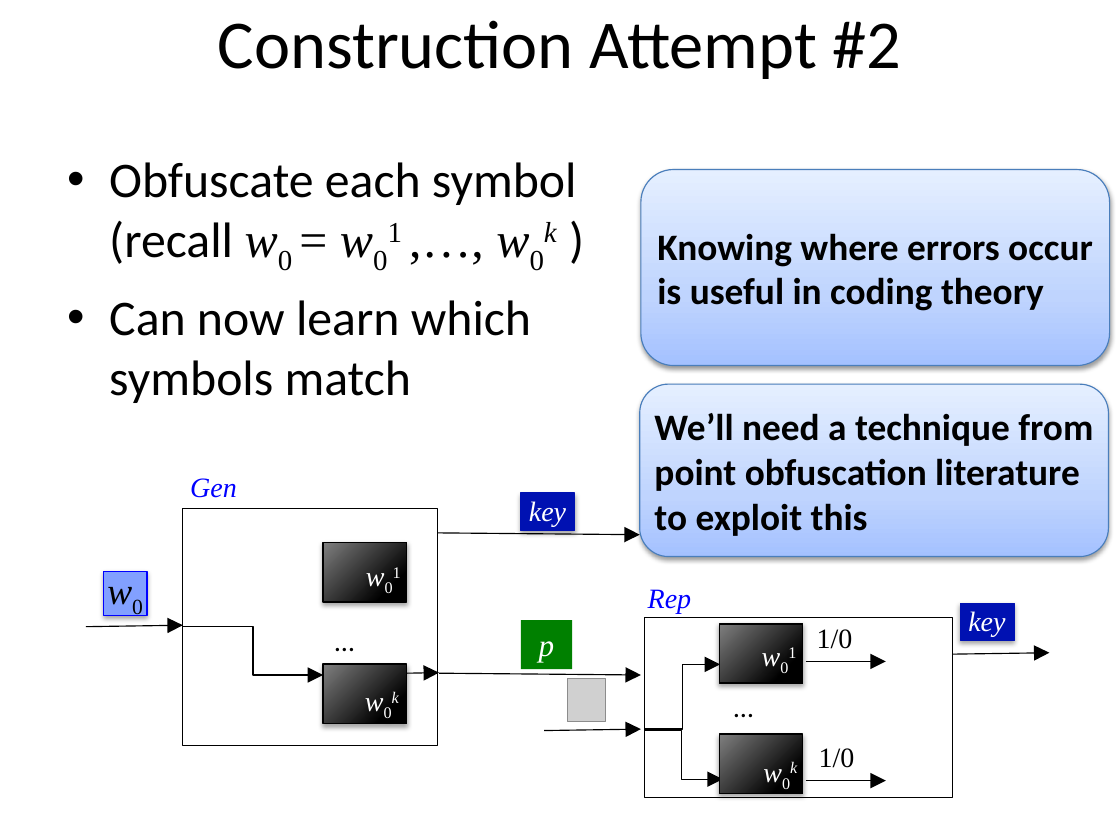
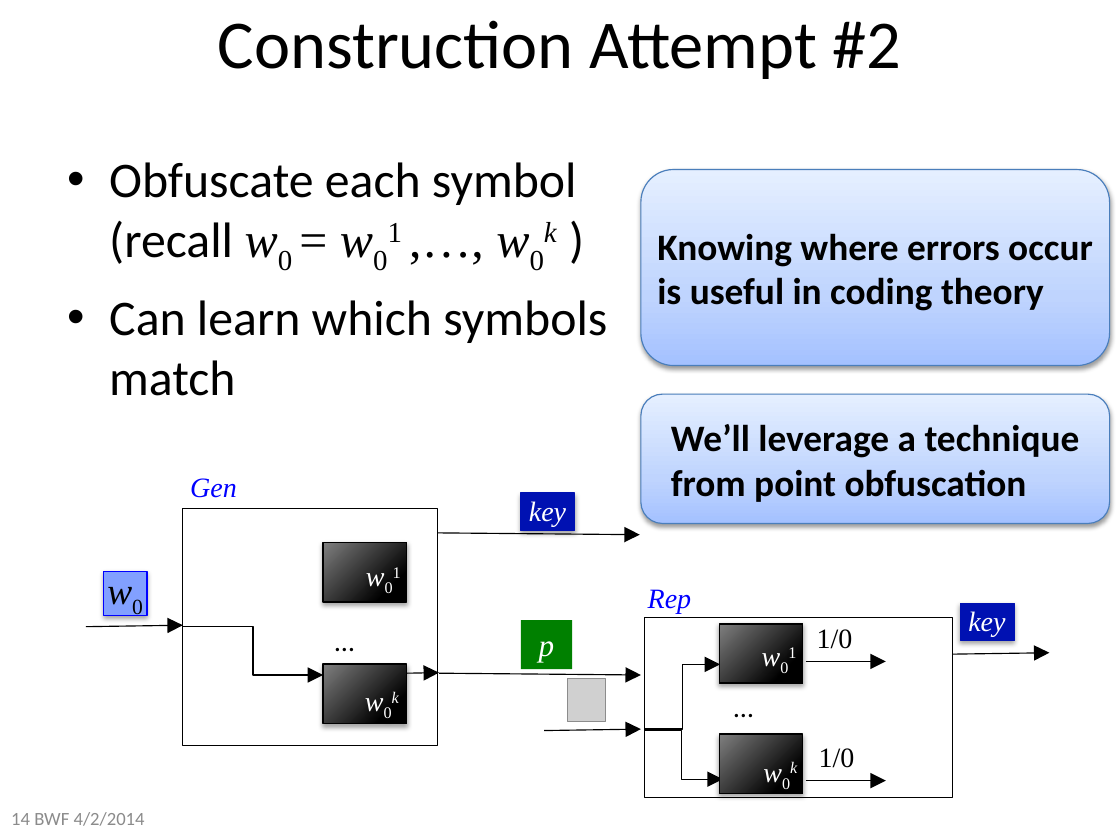
Before and after one commit to xianruimeng/comp-fuzzy-ext, a slide deck: slide 14 of constantRate/KeyDerivationWithNegativeUsable.pptx (slide 15 before the commit). Drawn at 1120x840 pixels with LibreOffice and Linux fonts; fonts in the diff are those of the drawing; grey boxes stand for pictures. Boxes give left, top, right and bottom in pixels: in the first picture for what was removed or moved away, otherwise in the second. Text is boxed around its words. In the diff, an @@ line names an element or a change of style, - is before the commit and + after.

```diff
--- a/constantRate/KeyDerivationWithNegativeUsable.pptx
+++ b/constantRate/KeyDerivationWithNegativeUsable.pptx
@@ text at (109,300,607,396): text changed @@
-• Can now learn which symbols match
+• Can learn which symbols match
@@ rounded rectangle "We’ll leverage a technique from ...": place and size @@
-rounded rectangle "We’ll leverage a technique from ..." at (640,384,1108,557)
+rounded rectangle "We’ll leverage a technique from ..." at (641,394,1109,523)
@@ text in rounded rectangle at (671,424,1080,502): text changed @@
-We’ll need a technique from point obfuscation literature to exploit this
+We’ll leverage a technique from point obfuscation
@@ text added at (11,812,145,826), 12 pt, text #8C8C8C @@
+14 BWF 4/2/2014
```
Also in this commit, not shown: 43 other slides changed, 8 slides added.
